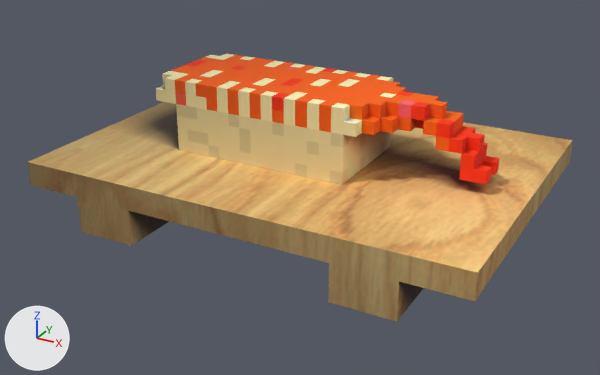
One commit to the glTF model public/images/3d/sushi_ebi.glb: the scene before it, then after it.
Rendered twice from a camera (50 mm lens) standing at (3.07, -5.65, 2.98) and looking at (0.05, -0.16, 0.23). Lighting does not change. The marker at lower left points along +X, +Y and +Z. Where no turn or scale is listed for an object, it has been applied to the vertices. Vertices at the same position are counted once.

Objects in the first picture: 'geta.vox', 'sushi_ebi.vox.003'.
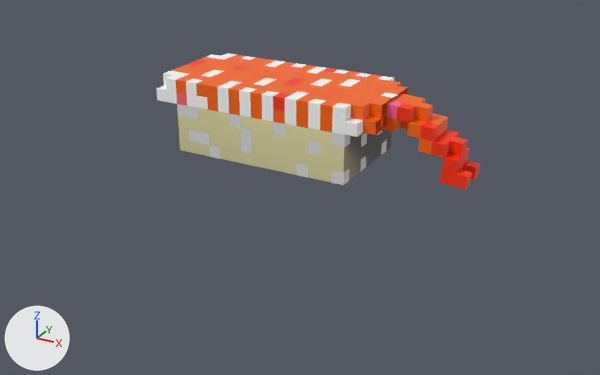
Location of each change, [x1, y1, x2, y2] in pixels of the pictures (600 x 375 px):
'geta.vox', deleted (orange)
    before: [27, 102, 573, 322]
'sushi_ebi.vox.003', reshaped, moved, rescaled, turned
    before: [156, 53, 499, 185]
    after: [156, 53, 408, 185]
'立方体.911', added (red)
    after: [376, 93, 480, 190]
    faces in mat_voxel_mat30 (red #ff3000): [396, 93, 480, 190]
    faces in mat_voxel_mat24 (orange #ff6600): [376, 93, 448, 154]
    faces in mat_voxel_mat21 (pink #ff669a): [384, 100, 402, 119]

Diff of the bpy script that builds the scene:
```diff
--- a/public/images/3d/sushi_ebi.glb.py
+++ b/public/images/3d/sushi_ebi.glb.py
@@ me_sushi_ebi_vox_003 @@
 # used by ob_sushi_ebi_vox_003; location = (0.0, 0.0, 0.096); rotation_euler = (1.571, 0.0, 0.0), in degrees (90, 0, 0)
-me_sushi_ebi_vox_003.from_pydata(...)  # 402 vertices, 804 faces; spans x -1.1..1.6, y 0.4..1.0, z -0.4..0.5
-me_sushi_ebi_vox_003.materials.append(mat_palette_004)  # picture img_sushi_ebi
+me_sushi_ebi_vox_003.from_pydata(...)  # 1226 vertices, 5834 faces; spans x -10.05..8.95, y -4.5..4.5, z -3.17..2.83
+# me_sushi_ebi_vox_003 part 1: 402 vertices removed from x -1.1..1.6, y 0.4..1.0, z -0.4..0.5; 1226 vertices added at x -10.05..8.95, y -4.5..4.5, z -3.17..2.83
+me_sushi_ebi_vox_003.materials.append(mat_voxel_mat246)  # picture img_ebi009
+me_sushi_ebi_vox_003.materials.append(mat_voxel_mat247)  # light grey #dedede
+me_sushi_ebi_vox_003.materials.append(mat_voxel_mat30)  # red #ff3000
+me_sushi_ebi_vox_003.materials.append(mat_voxel_mat24)  # orange #ff6600
+me_sushi_ebi_vox_003.materials.append(mat_voxel_mat1)  # white #ffffff
+me_sushi_ebi_vox_003.materials.append(mat_voxel_mat22)  # red #ff6666
@@ ob_geta_vox @@
-ob_geta_vox = bpy.data.objects.new('geta.vox', me_geta_vox)
@@ ob_sushi_ebi_vox_003 @@
 ob_sushi_ebi_vox_003 = bpy.data.objects.new('sushi_ebi.vox.003', me_sushi_ebi_vox_003)
-ob_sushi_ebi_vox_003.location = (0.0, 0.0, 0.096)
-ob_sushi_ebi_vox_003.rotation_euler = (1.571, 0.0, 0.0)  # degrees (90, 0, 0)
+ob_sushi_ebi_vox_003.location = (-0.084, -0.054, 0.818)
+ob_sushi_ebi_vox_003.scale = (0.1, 0.1, 0.1)
@@ ob_立方体_911 @@
+ob_立方体_911 = bpy.data.objects.new('立方体.911', me_立方体_911)  # 129 vertices, 374 faces; spans x 0.027..0.809, y -0.35..0.35, z -0.664..-0.104; in mat_voxel_mat30 (red #ff3000), mat_voxel_mat24 (orange #ff6600), mat_voxel_mat1 (white #ffffff), mat_voxel_mat21 (pink #ff669a)
+ob_立方体_911.location = (0.653, -0.054, 1.193)
```
